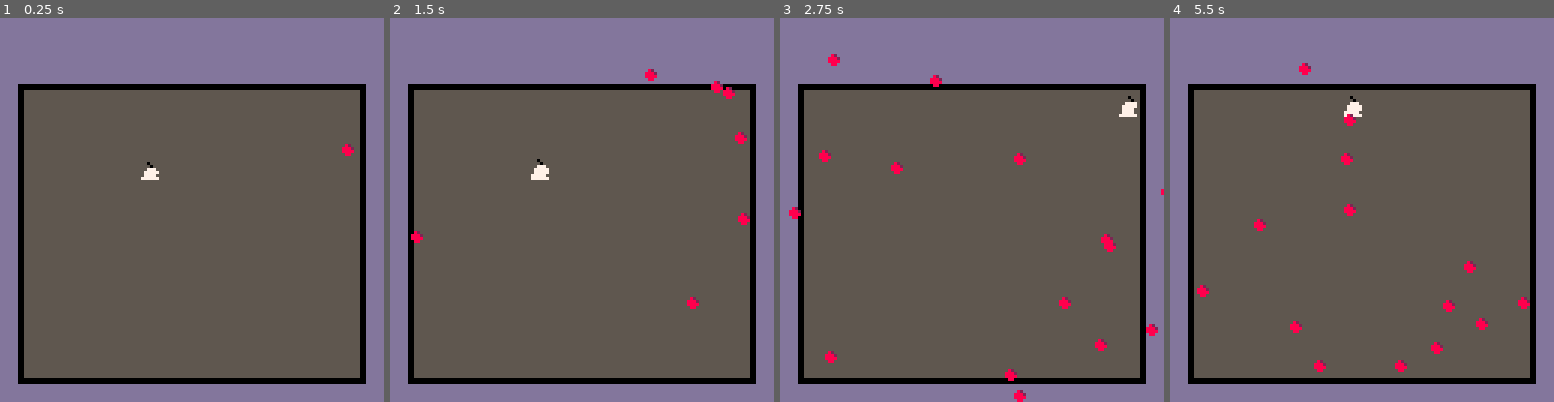
Above: before the commit, frames 1-4 (left to right).
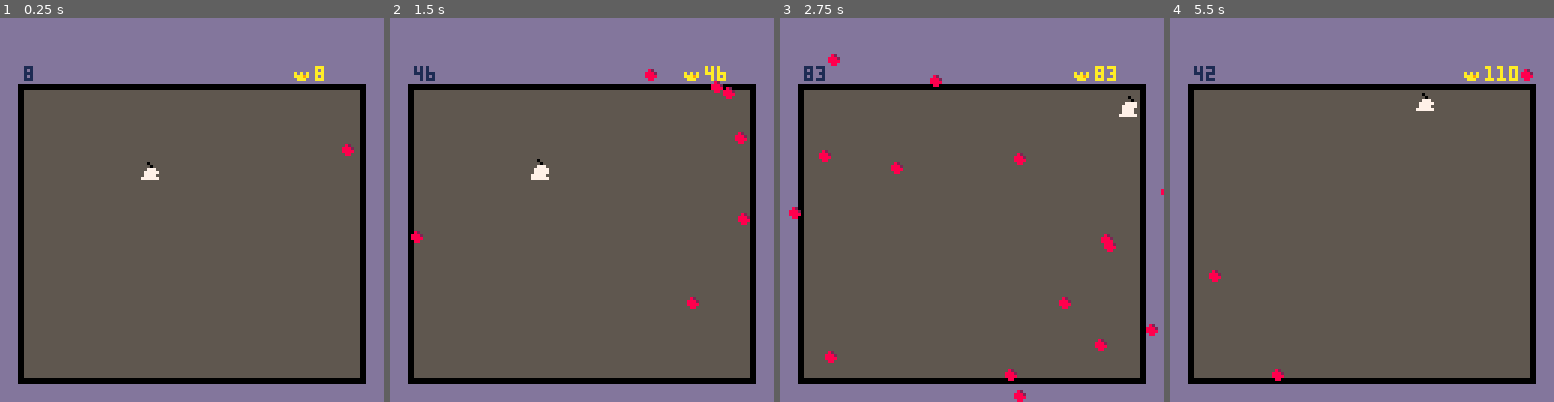
Above: after the commit, the same moments.

Repository: ckrinitsin/wick-dodge
Game: PICO-8 cartridge wick-dodge.p8
The game is run twice, just before and just after one commit, with the same random seed, the same clock (stepped at 60 frames per second) and the same inputs.
Inputs:
- Up to frame 1 (0.25 s): no input
- Up to frame 2 (1.5 s): tap X (X key) at 0.33, 1.07 s
- Up to frame 3 (2.75 s): hold Right 1.6-2.1 s; tap X (X key) at 1.85 s; hold Up 2.15-2.42 s; hold Right from 2.47 s (still down)
- Up to frame 4 (5.5 s): tap X (X key) at 2.97, 4.08, 5.2 s; release Right at 3.03 s; hold Left 3.08-3.58 s; hold Down 3.63-3.97 s; hold Right 4.02-4.68 s; hold Up 4.73-5.03 s; hold Left from 5.08 s (still down)

The runs differ from the first frame. In frame 1, 0.2% of the frame differs, in the area x 6-85%, y 12-17%; in frame 2, 0.3%; in frame 3, 0.3%; in frame 4, 1.9%, in the area x 6-95%, y 11-95%.

Commit message:
Add game_over, score and high_score

Diff:
--- a/wick-dodge.p8
+++ b/wick-dodge.p8
@@ -1,18 +1,34 @@
 pico-8 cartridge // http://www.pico-8.com
 version 43
 __lua__
+
 function _init()
+ if not game_over then
+  cartdata(0)
+ end
  fire_balls = {}
+ game_over=false
+ player.sprite=17
+ player.timing=0.2
+ score=0
+ high_score=dget(0)
 	palt(12, true)
 	palt(0, false)
  music(0)
 end
 
 function _update()
+ if game_over then
+  animate_death()
+  if btn(❎) then _init() end
+  return
+ end
  for fb in all(fire_balls) do
   fb:update()
  end
  player_update()
+ update_score()
+ update_high_score()
  add_fire_ball()
 end
 
@@ -24,6 +40,11 @@
 	 player.posy-player.radius)
 	for fb in all(fire_balls) do
 	 fb:draw()
+	end
+	draw_score()
+	draw_highscore()
+	if player.sprite>=player.death_sprite_end then
+	 draw_game_over()
 	end
 end
 -->8
@@ -37,6 +58,8 @@
  timing = 0.20,
  sprite = 17,
  sprite_end = 20,
+ death_sprite = 21,
+ death_sprite_end = 28,
  hitbox_radius = 2,
  radius = 4,
 }
@@ -45,7 +68,10 @@
 	input()
  movement()
  if collision_fire_balls() then
-  stop()
+  game_over=true
+  dset(0, high_score)
+  player.sprite=player.death_sprite
+  music(-1)
  end
 
 	animate()
@@ -67,7 +93,10 @@
  for fb in all(fire_balls) do
   if abs(player.posx-fb.posx) < tolerance
    and abs(player.posy-fb.posy) < tolerance
-   then return true end
+   then
+    del(fire_balls, fb)
+    return true
+   end
  end
  return false
 end
@@ -94,8 +123,14 @@
 end
 
 function animate()
+ if game_over then return end
  player.sprite+=player.timing
  if player.sprite >= player.sprite_end then player.sprite = 17 end
+end
+
+function animate_death()
+ player.sprite+=player.timing
+ if player.sprite >= player.death_sprite_end then player.timing = 0 end
 end
 -->8
 spawn_rate=0.25
@@ -139,6 +174,32 @@
   end,
  })
 end
+-->8
+score=0
+score_delta=1
+high_score=0
+
+function update_score()
+ score+=score_delta
+end
+
+function update_high_score()
+ if score>high_score then
+  high_score=score
+ end
+end
+
+function draw_score()
+ print(score,8,16,1)
+end
+
+function draw_highscore()
+ print(high_score,105,16,10)
+end
+
+function draw_game_over()
+ print("press ❎ to restart",26,8,1)
+end
 __gfx__
 000000006665566666605666d0ddd0dd6566656655555555dddddd0000dddddddddddddd00000000dddddd0000dddddddddddddddddddddddddddddd00000000
 0000000056666665560666650d000d005555555555555555dddddd0000dddddddddddddd00000000dddddd0000dddddddddddddddddddddddddddddd00000000
@@ -148,29 +209,29 @@
 0070070066665566666d55660d000d005555555555555555dddddd0000dddddddddddddddddddddddddddddddddddddddddddddddddddddddddddddd00000000
 000000006556666665566666d0ddd0dd6665666555555555dddddd0000dddddd00000000dddddddddddddddddddddddd00dddddddddddd00dddddddd00000000
 0000000066666655666666550d000d005555555555555555dddddd0000dddddd00000000dddddddddddddddddddddddd00dddddddddddd00dddddddd00000000
-00000000cccccccccccccccccccccccc000000000000000000000000000000000000000000000000000000000000000000000000000000000000000000000000
-00000000cccc0cccccccccccccc0cccc000000000000000000000000000000000000000000000000000000000000000000000000000000000000000000000000
-00000000ccccc0ccccc0cccccccc0ccc000000000000000000000000000000000000000000000000000000000000000000000000000000000000000000000000
-00000000ccc7777ccccc0cccccc777cc000000000000000000000000000000000000000000000000000000000000000000000000000000000000000000000000
-00000000cc77777cccc777cccc77777c000000000000000000000000000000000000000000000000000000000000000000000000000000000000000000000000
-00000000cc7777cccc77777ccc77777c000000000000000000000000000000000000000000000000000000000000000000000000000000000000000000000000
-00000000cc7777cccc7777ccc77777cc000000000000000000000000000000000000000000000000000000000000000000000000000000000000000000000000
-00000000c777777cc777777cc777777c000000000000000000000000000000000000000000000000000000000000000000000000000000000000000000000000
-0000000ccccccccc0000000000000000000000000000000000000000000000000000000000000000000000000000000000000000000000000000000000000000
-0000000ccccccccc0000000000000000000000000000000000000000000000000000000000000000000000000000000000000000000000000000000000000000
-0000000cccc82ccc0000000000000000000000000000000000000000000000000000000000000000000000000000000000000000000000000000000000000000
-0000000ccc8882cc0000000000000000000000000000000000000000000000000000000000000000000000000000000000000000000000000000000000000000
-0000000ccc8888cc0000000000000000000000000000000000000000000000000000000000000000000000000000000000000000000000000000000000000000
-0000000cccc88ccc0000000000000000000000000000000000000000000000000000000000000000000000000000000000000000000000000000000000000000
-0000000ccccccccc0000000000000000000000000000000000000000000000000000000000000000000000000000000000000000000000000000000000000000
-0000000ccccccccc0000000000000000000000000000000000000000000000000000000000000000000000000000000000000000000000000000000000000000
+00000000cccccccccccccccccccccccc00000000ccccc9cccccccccccccccccccccccccccccccccccccccccccccccccccccccccc000000000000000000000000
+00000000cccc0cccccccccccccc0cccc00000000ccc98ccccccc9c9ccccccccccccccccccccccccccccccccccccccccccccccccc000000000000000000000000
+00000000ccccc0ccccc0cccccccc0ccc00000000ccccc0ccccccc8ccccc99cccccc9cccccccccccccccccccccccccccccccccccc000000000000000000000000
+00000000ccc7777ccccc0cccccc777cc00000000ccc7777cccc7777ccccc8ccccccc9ccccccccccccccccccccccccccccccccccc000000000000000000000000
+00000000cc77777cccc777cccc77777c00000000cc77777ccc77777ccc77777ccccc8cccccc9ccccccccc9cccccccccccccccccc000000000000000000000000
+00000000cc7777cccc77777ccc77777c00000000cc7777cccc7777cccc7777ccccc777cccccc8cccccc98ccccccc99cccccccccc000000000000000000000000
+00000000cc7777cccc7777ccc77777cc00000000cc7777cccc7777cccc7777cccc7777cccc7777cccccc77cccccc8ccccccccccc000000000000000000000000
+00000000c777777cc777777cc777777c00000000c777777cc777777cc777777ccc77777ccc77777cccc7777cccc7777ccccccccc000000000000000000000000
+0000000ccccccccc0000000000000000ddadaadadddddddd00000000000000000000000000000000000000000000000000000000000000000000000000000000
+0000000ccccccccc0000000000000000ddaaaa9adddddddd00000000000000000000000000000000000000000000000000000000000000000000000000000000
+0000000cccc82ccc0000000000000000dddaaaadddadadad00000000000000000000000000000000000000000000000000000000000000000000000000000000
+0000000ccc8882cc0000000000000000ddddddddddaaa9ad00000000000000000000000000000000000000000000000000000000000000000000000000000000
+0000000ccc8888cc0000000000000000dddddddddddaaadd00000000000000000000000000000000000000000000000000000000000000000000000000000000
+0000000cccc88ccc0000000000000000dddddddddddddddd00000000000000000000000000000000000000000000000000000000000000000000000000000000
+0000000ccccccccc0000000000000000dddddddd0000000000000000000000000000000000000000000000000000000000000000000000000000000000000000
+0000000ccccccccc0000000000000000dddddddd0000000000000000000000000000000000000000000000000000000000000000000000000000000000000000
 __gff__
-0000000000000101010101010101010000000000000000000000000000000000000000000000000000000000000000000000000000000000000000000000000000000000000000000000000000000000000000000000000000000000000000000000000000000000000000000000000000000000000000000000000000000000
+0000000000000101010101010101010000000000000000000000000000000000000000000001000000000000000000000000000000000000000000000000000000000000000000000000000000000000000000000000000000000000000000000000000000000000000000000000000000000000000000000000000000000000
 0000000000000000000000000000000000000000000000000000000000000000000000000000000000000000000000000000000000000000000000000000000000000000000000000000000000000000000000000000000000000000000000000000000000000000000000000000000000000000000000000000000000000000
 __map__
 0e0e0e0e0e0e0e0e0e0e0e0e0e0e0e0e05050505050505050505050505050505050505050505050505050505050505050000000000000000000000000000000000000000000000000000000000000000000000000000000000000000000000000000000000000000000000000000000000000000000000000000000000000000
 0e0e0e0e0e0e0e0e0e0e0e0e0e0e0e0e05050505050505050505050505050505050505050505050505050505050505050000000000000000000000000000000000000000000000000000000000000000000000000000000000000000000000000000000000000000000000000000000000000000000000000000000000000000
-0d08080808080808080808080808080c05050505050505050505050505050505050505050505050505050505050505050000000000000000000000000000000000000000000000000000000000000000000000000000000000000000000000000000000000000000000000000000000000000000000000000000000000000000
+0d08080808080808080808082508080c05050505050505050505050505050505050505050505050505050505050505050000000000000000000000000000000000000000000000000000000000000000000000000000000000000000000000000000000000000000000000000000000000000000000000000000000000000000
 0605050505050505050505050505050705050505050505050505050505050505050505050505050505050505050505050000000000000000000000000000000000000000000000000000000000000000000000000000000000000000000000000000000000000000000000000000000000000000000000000000000000000000
 0605050505050505050505050505050705050505050505050505050505050505050505050505050505050505050505050000000000000000000000000000000000000000000000000000000000000000000000000000000000000000000000000000000000000000000000000000000000000000000000000000000000000000
 0605050505050505050505050505050705050505050505050505050505050505050505050505050505050505050505050000000000000000000000000000000000000000000000000000000000000000000000000000000000000000000000000000000000000000000000000000000000000000000000000000000000000000
